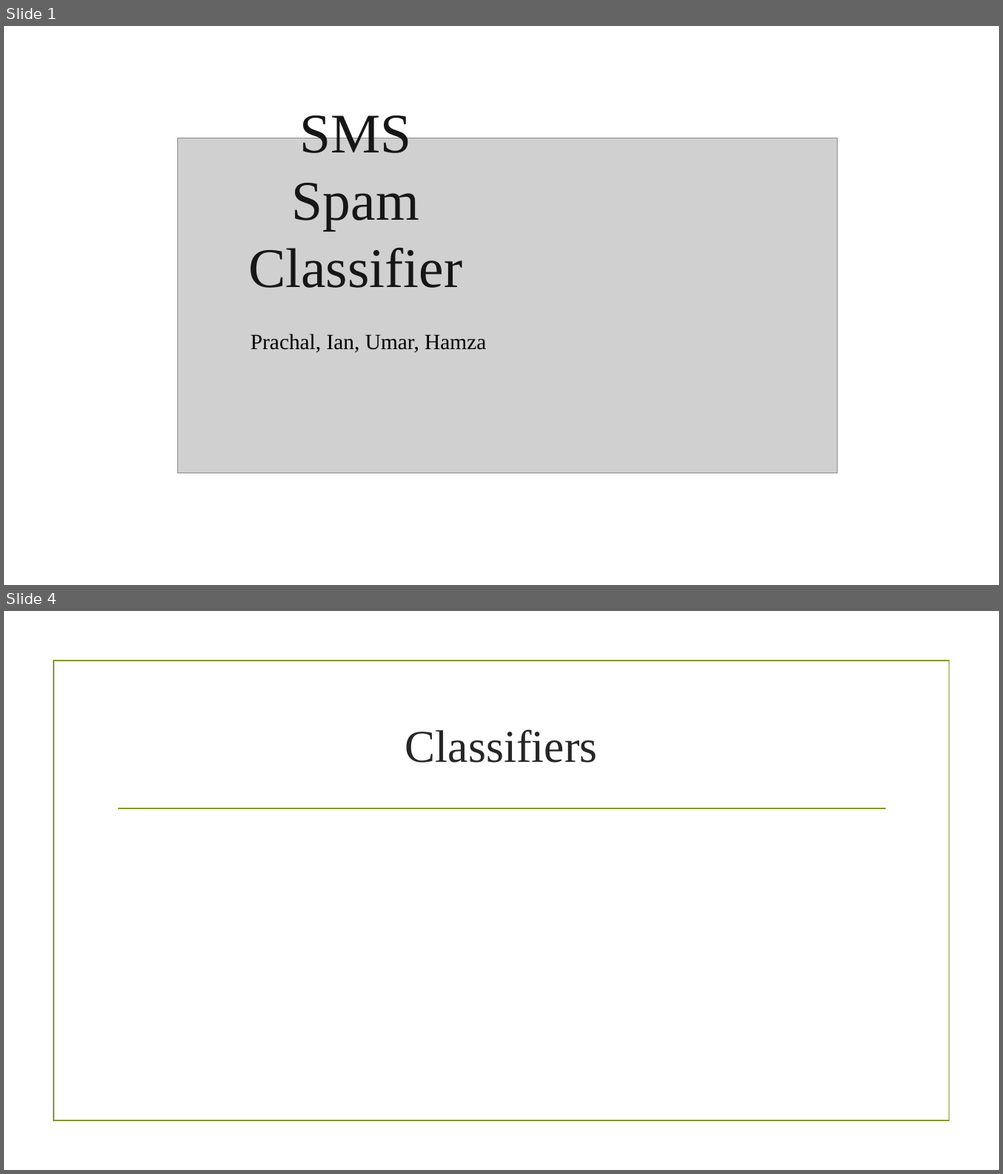
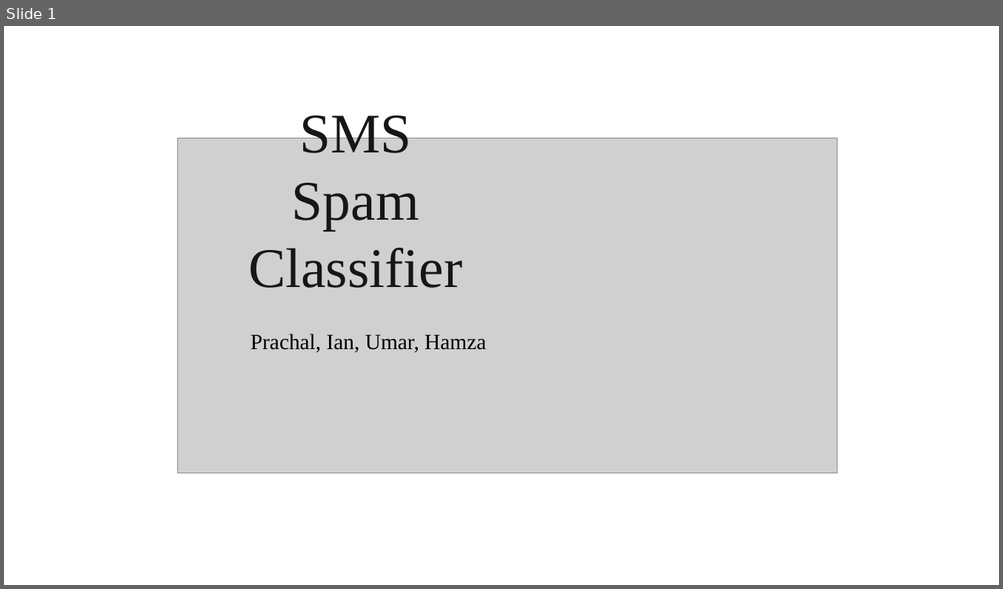
Before and after one commit to devdada/CS-418-Final-Project, a slide deck: SMS Spam Classifier.pptx. Shown one above the other, each under a label of ours: slides 1 and 4 before the commit, slide 1 after it; the slides between them are not shown. The pictures are 1003x1174 and 1003x589 pixels, drawn with LibreOffice and Linux fonts; fonts in the diff are those of the drawing; grey boxes stand for pictures; background and template pictures are left out. Boxes give left, top, right and bottom in pixels: in the first picture for what was removed or moved away, otherwise in the second. Text is boxed around its words. In the diff, an @@ line names an element or a change of style, - is before the commit and + after.

```diff
--- a/SMS Spam Classifier.pptx
+++ b/SMS Spam Classifier.pptx
@@ slide 4 removed at (4,611,999,1170), background picture (left out) @@
@@ rectangle removed at (54,661,948,1122) @@
@@ title removed at (405,729,597,763) @@
-Classifiers
@@ line removed from (118, 809) to (885, 809) @@
```
Also in this commit, not shown: 2 slides changed, 7 slides added.
